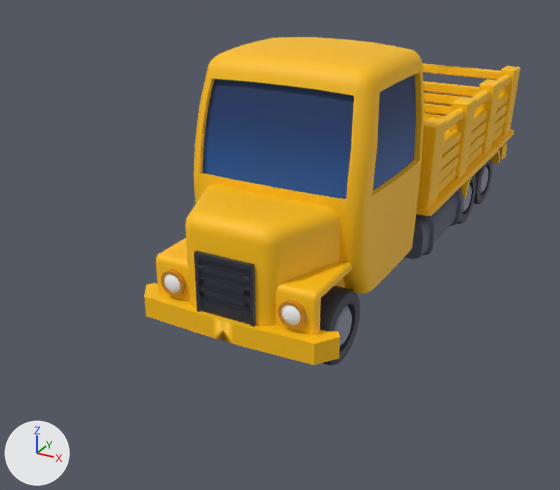
Two versions of the FBX model Unity/Assets/_SCGameJam/FBX/Cars/Car_10.fbx, one commit apart.
Camera for both pictures: a camera (50 mm lens) standing at (8.38, -20.39, 9.8) and looking at (-1.14, -3.09, 1.15). Every picture has the same lights, and +X, +Y and +Z are marked at lower left. The first picture is the older version. Where no turn or scale is listed for an object, it has been applied to the vertices. Vertices at exactly the same position are counted once.
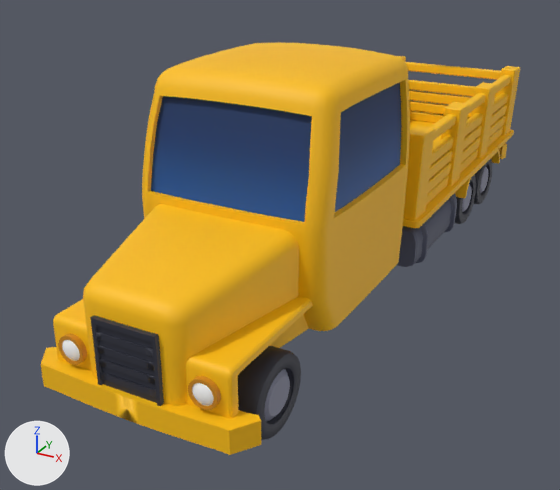
The newer file is also turned or shifted as a whole; pictures and numbers use the older file's frame.

Boxes [x1, y1, x2, y2] around the edits, measured in the pictures (560 x 490 px; the box of a moved part takes in the faces that stretch with it):
'Circle.066', reshaped (27% wider, 26% taller)
    before: [144, 37, 520, 365]
    after: [41, 43, 520, 455]
part 1 of me_circle_052, moved or reshaped
    before: [144, 283, 340, 365]
    after: [41, 347, 261, 455]
part 2 of me_circle_052, moved or reshaped
    before: [405, 188, 463, 259]
    after: [397, 193, 457, 267]
part 3 of me_circle_052, moved or reshaped
    before: [278, 299, 306, 329]
    after: [188, 376, 221, 410]
part 4 of me_circle_052, moved or reshaped
    before: [161, 269, 186, 296]
    after: [58, 333, 87, 365]
part 5 of me_circle_052, moved or reshaped
    before: [194, 251, 256, 327]
    after: [90, 315, 164, 406]
part 6 of me_circle_052, moved or reshaped
    before: [417, 117, 447, 209]
    after: [403, 126, 435, 220]
part 7 of me_circle_052, moved or reshaped
    before: [448, 97, 476, 179]
    after: [441, 102, 469, 186]
part 8 of me_circle_052, moved or reshaped
    before: [476, 79, 501, 154]
    after: [471, 82, 496, 159]
part 9 of me_circle_052, moved or reshaped
    before: [450, 190, 462, 226]
    after: [443, 196, 456, 233]
part 10 of me_circle_052, moved or reshaped
    before: [416, 214, 435, 256]
    after: [416, 224, 428, 263]
part 11 of me_circle_052, moved or reshaped
    before: [276, 261, 352, 335]
    after: [186, 297, 313, 418]
part 12 of me_circle_052, moved or reshaped
    before: [156, 238, 190, 302]
    after: [53, 299, 92, 371]
part 13 of me_circle_052, moved or reshaped
    before: [320, 286, 360, 365]
    after: [238, 346, 301, 440]
part 14 of me_circle_052, moved or reshaped
    before: [185, 37, 503, 326]
    after: [83, 43, 503, 406]

The change, as a diff of the scene's bpy script:
```diff
--- a/Unity/Assets/_SCGameJam/FBX/Cars/Car_10.fbx.py
+++ b/Unity/Assets/_SCGameJam/FBX/Cars/Car_10.fbx.py
@@ me_circle_052 @@
 # used by ob_circle_066; location = (0.0, 0.0, 0.0)
-me_circle_052.from_pydata(...)  # 5538 vertices, 5049 faces; spans x -2.6..2.6, y -7.8..8.4, z 0.0..6.7
+me_circle_052.from_pydata(...)  # 5538 vertices, 5049 faces; spans x -2.6..2.6, y -11.1..8.4, z 0.0..6.7
+# me_circle_052 part 1: the loose piece of 68 vertices spanning x -2.6..2.6, y -7.8..-7.0, z 0.8..1.4 is scaled about its middle by (1, 0.979, 1), then moved by (0.0, -3.3, 0.0)
+# me_circle_052 part 2: the loose piece of 72 vertices spanning x 1.2..2.3, y -1.1..2.7, z 0.6..1.7 is moved by (0.0, -0.6, 0.0)
+# me_circle_052 part 3: the loose piece of 320 vertices spanning x 1.2..1.9, y -7.6..-7.4, z 1.5..2.1 is moved by (0.0, -3.3, 0.0)
+# me_circle_052 part 4: the loose piece of 320 vertices spanning x -1.9..-1.2, y -7.6..-7.4, z 1.5..2.1 is moved by (0.0, -3.3, 0.0)
+# me_circle_052 part 5: the loose piece of 210 vertices spanning x -0.8..0.7, y -7.7..-7.6, z 1.2..2.8 is moved by (0.0, -3.3, 0.0)
+# me_circle_052 part 6: the loose piece of 24 vertices spanning x 1.8..2.4, y -1.0..-0.1, z 2.1..4.5 is moved by (0.0, -1.0, 0.0)
+# me_circle_052 part 7: the loose piece of 24 vertices spanning x 1.8..2.4, y 1.9..2.7, z 2.1..4.5 is moved by (0.0, -0.7, 0.0)
+# me_circle_052 part 8: the loose piece of 24 vertices spanning x 1.8..2.4, y 4.8..5.6, z 2.1..4.5 is moved by (0.0, -0.6, 0.0)
+# me_circle_052 part 9: the loose piece of 64 vertices spanning x 1.1..2.4, y 2.0..2.1, z 0.5..1.8 is moved by (0.0, -0.6, 0.0)
+# me_circle_052 part 10: the loose piece of 64 vertices spanning x 1.1..2.4, y -0.6..-0.4, z 0.5..1.8 is moved by (0.0, -0.6, 0.0)
+# me_circle_052 part 11: the loose piece of 54 vertices spanning x 0.9..2.1, y -7.4..-5.2, z 1.4..2.3 is scaled about its middle by (1, 1.65, 1), then moved by (0.0, -2.7, 0.0)
+# me_circle_052 part 12: the loose piece of 54 vertices spanning x -2.1..-1.0, y -7.4..-5.2, z 1.4..2.3 is scaled about its middle by (1, 1.65, 1), then moved by (0.0, -2.7, 0.0)
+# me_circle_052 part 13: the loose piece of 384 vertices spanning x 1.6..2.2, y -7.0..-5.0, z 0.0..1.8 is moved by (0.0, -3.1, 0.0)
+# me_circle_052 part 14: 1123 of 5538 vertices moved; they spanned x -2.5..2.5, y -7.6..-0.6, z 1.3..6.7 and now span x -2.5..2.5, y -10.9..-1.6, z 1.3..6.7; mean shift (0.0, -1.5, 0.0); largest move (1.2, -7.3, 3.3) -> (1.2, -10.6, 3.1)
+# other edits to the shape of me_circle_052 do not show in these pictures
 me_circle_052.materials.append(mat_material_001)
```
